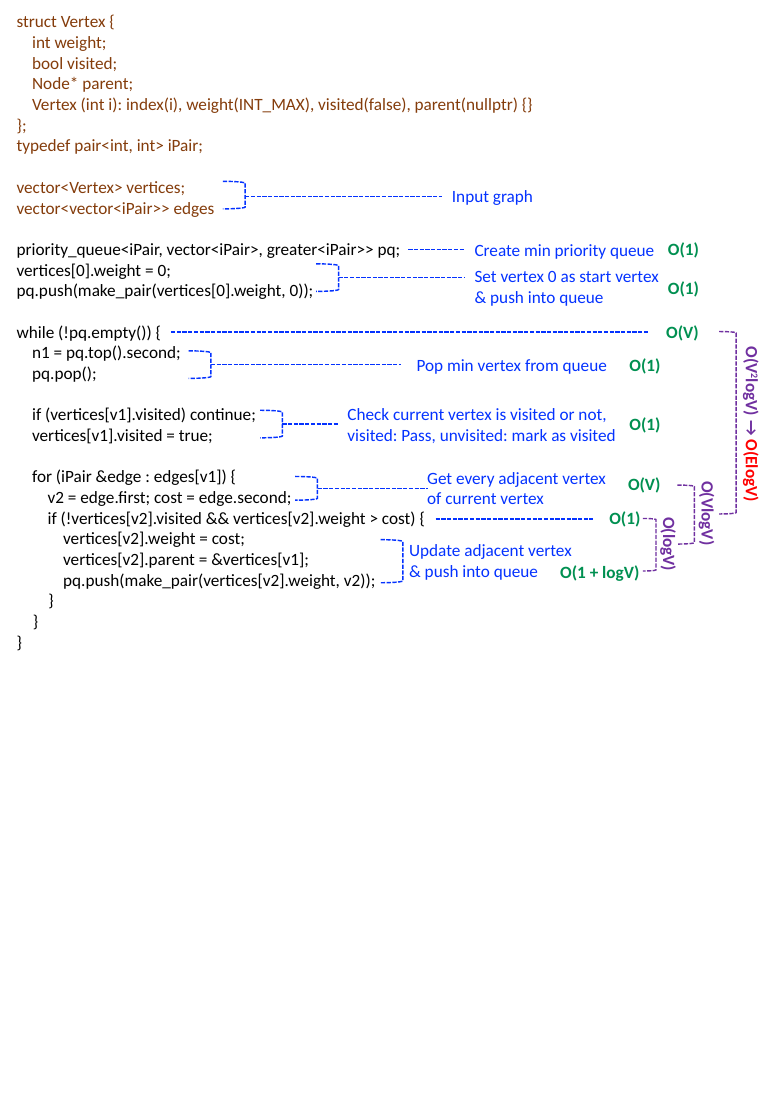
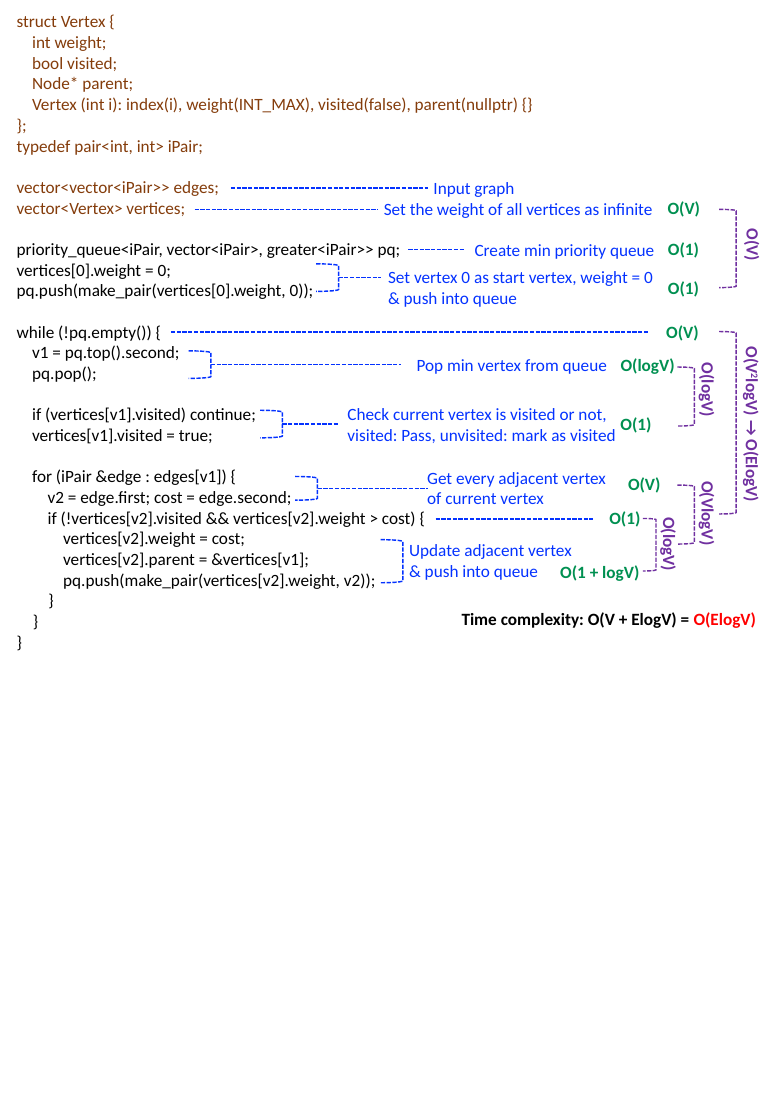
Before and after one commit to kiraskywing/CS_courses, a slide deck: slide 4 of Data Structures and Object-oriented Programming/NCTU/HW2/pic.pptx. Drawn at 775x1120 pixels with LibreOffice and Linux fonts; fonts in the diff are those of the drawing. Boxes give left, top, right and bottom in pixels: in the first picture for what was removed or moved away, otherwise in the second. Text is boxed around its words. In the diff, an @@ line names an element or a change of style, - is before the commit and + after.

```diff
--- a/Data Structures and Object-oriented Programming/NCTU/HW2/pic.pptx
+++ b/Data Structures and Object-oriented Programming/NCTU/HW2/pic.pptx
@@ text at (x1=17, y1=16, x2=518, y2=589): text changed @@
-n1 = pq.top().second;
+v1 = pq.top().second;
@@ text "Input graph" moved from (x1=452, y1=190, x2=533, y2=205) to (x1=433, y1=182, x2=514, y2=197) @@
@@ text at (x1=17, y1=181, x2=219, y2=196): paragraph added @@
+vector<vector<iPair>> edges;
@@ text at (x1=17, y1=202, x2=215, y2=217): paragraph removed @@
-vector<vector<iPair>> edges
@@ line added from (194, 209) to (378, 209), #0432FF 1 pt dashed @@
@@ right bracket removed at (x1=223, y1=181, x2=246, y2=209) @@
@@ line moved from (245, 196) - (442, 196) to (231, 188) - (428, 188) @@
@@ text added at (x1=384, y1=203, x2=652, y2=218), 12 pt, text #0432FF @@
+Set the weight of all vertices as infinite
@@ text added at (x1=668, y1=201, x2=701, y2=217), 12 pt, text #009051, bold @@
+O(V)
@@ right bracket added at (x1=719, y1=209, x2=736, y2=287), outline #7030A0 1 pt dashed @@
@@ text added at (x1=742, y1=232, x2=763, y2=260), 12 pt, text #7030A0, bold @@
+O(V)
@@ line moved from (339, 278) - (464, 278) to (339, 278) - (380, 278) @@
@@ text at (x1=388, y1=271, x2=653, y2=307): text changed @@
-Set vertex 0 as start vertex
-& push into queue
+Set vertex 0 as start vertex, weight = 0
+& push into queue
@@ text at (x1=621, y1=358, x2=675, y2=374): text changed @@
-O(1)
+O(logV)
@@ text "O(V2logV) → O(ElogV)" at (x1=741, y1=349, x2=762, y2=501): text colour #FF0000 to #7030A0 in "O(ElogV)" @@
@@ right bracket added at (x1=678, y1=367, x2=694, y2=426), outline #7030A0 1 pt dashed @@
@@ text added at (x1=697, y1=368, x2=718, y2=416), 12 pt, text #7030A0, bold @@
+O(logV)
@@ text "O(1)" moved from (x1=629, y1=417, x2=660, y2=433) to (x1=620, y1=417, x2=651, y2=433) @@
@@ text added at (x1=462, y1=612, x2=757, y2=628), 12 pt, text #000000, bold @@
+Time complexity: O(V + ElogV) = O(ElogV)
```
Also in this commit, not shown: 2 slides added, 4 other files.
